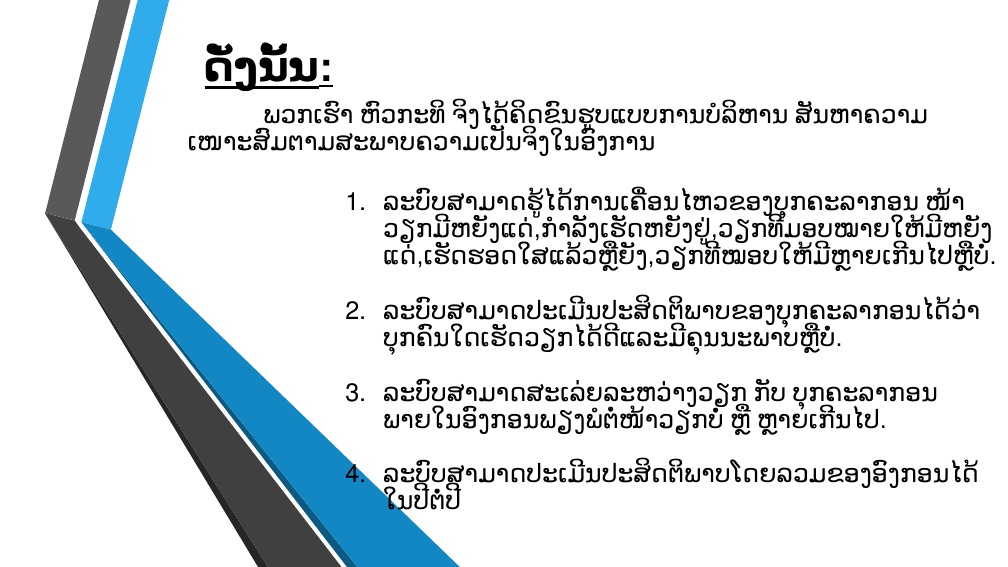
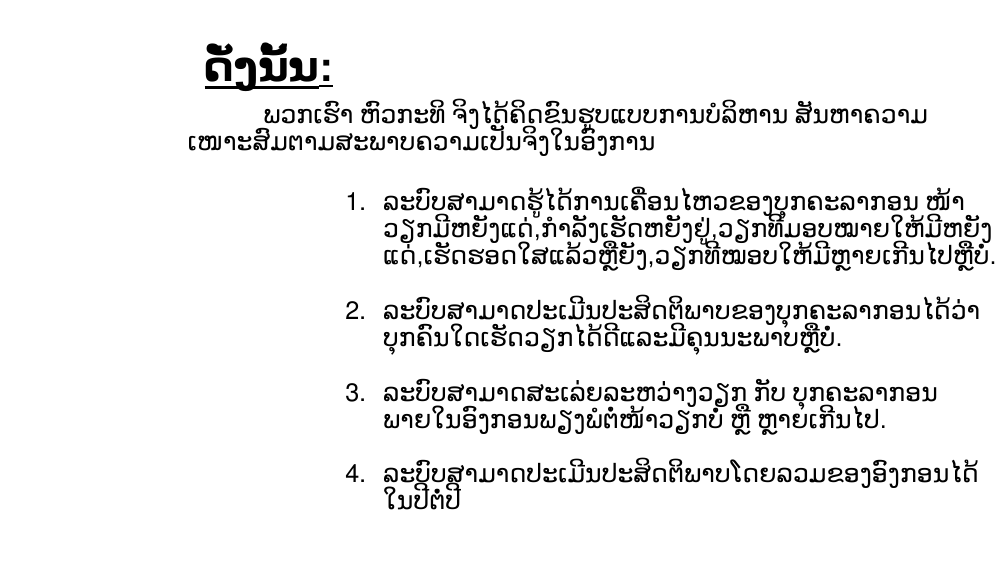
Before and after one commit to touy/taskmanager, a slide deck: slide 4 of ບົດພີເຊັ້ນ.pptx. Drawn at 1008x567 pixels with LibreOffice and Linux fonts; fonts in the diff are those of the drawing; background and template pictures are left out. Boxes give left, top, right and bottom in pixels: in the first picture for what was removed or moved away, otherwise in the second. Text is boxed around its words. In the diff, an @@ line names an element or a change of style, - is before the commit and + after.

```diff
--- a/ບົດພີເຊັ້ນ.pptx
+++ b/ບົດພີເຊັ້ນ.pptx
@@ group removed at box(45, 0, 461, 567): 6 freeform shapes @@
```
Also in this commit, not shown: 3 other slides changed, 16 slides added.
